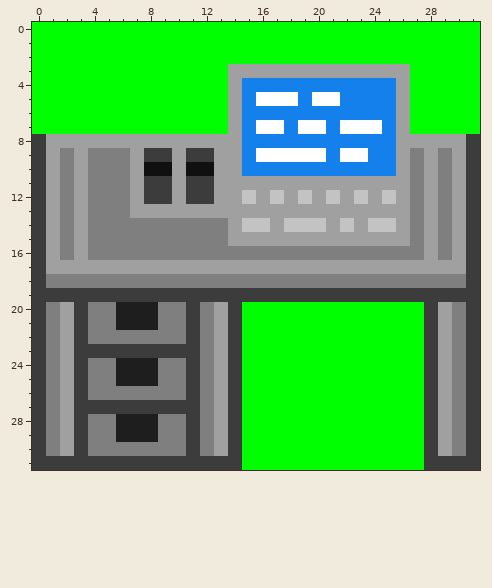
A pixel-art sprite gets an edit: SOL_Game/Assets/art/Decorations/DeskComputer3.png. Above, as it was before the edit.
Colours within 5 levels of each other are drawn and written as one.
After the commit:
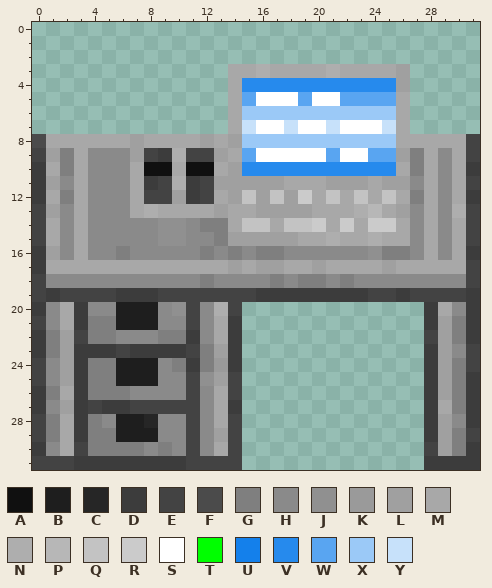
Palette (. is transparent): A #101010  B #1e1e1e  C #262626  D #3c3c3c  E #434343  F #4b4b4b  G #7f7f7f  H #8a8a8a  J #909090  K #9a9a9a  L #a0a0a0  M #a8a8a8  N #aeaeae  P #b7b7b7  Q #c3c3c3  R #cbcbcb  S #ffffff  T #00ff00  U #1480eb  V #268aed  W #59a5f1  X #9bc9f7  Y #c7e1fa
Difference:
file 32x32 -> 128x128 pixels (blocks of 1x1 -> 4x4; one block is one cell here)
Changed rows in their new state; - is an unchanged pixel.
first column x 0:
 0 ................................
 1 ................................
 2 ................................
 3 ..............MMNMMMMNMMMM-.....
 4 ..............MVVVVVVVVVVV-.....
 5 ..............MW---W--WWWWM.....
 6 ..............MXXXXXXXXXXXM.....
 7 ..............MY--Y--Y---YM.....
 8 FMMMMMM-MMMM-M-XXXXXXXXXXXMMMMME
 9 E--MHHH-E-NEE-MW-----W--WW--MHME
10 -M-MHHHM--M--M-VVVVVVVVVVVM-MHM-
11 --HMHHHM-EN-E-----MMM---M--HMHME
12 -M-MHHHMEE--EM-----RM-M-M-M-MHM-
13 E-HMHHHMNMMMM-MM----MMMNPM-HMHNE
14 EMHMHHHHHJJH--M--M--RMRMRRMHMHME
15 EMHMHHHHHJJHH------MMNMMNMMHMHME
16 --HMHH-HHHHH-H-H--HHHHHHJ--HMHM-
17 -MMMMMMMMMMMMM-M--MM-MMMM-MMMMME
18 EHHHHHHHHHHH-HHHH-H--H-HHHHHHHHE
19 E-EEEE---EEEEEEE--------EE-EEEE-
20 -HM-HH---HJEHNE.............-MH-
21 EHM------HHEHM-.............----
22 ---E--HHH---HM-.............E---
23 ------E----E---.............--HE
24 EH-------H---K-.............---E
25 EH-------HHEJ-E.............----
26 --M----HHHHEHME.............----
27 -H--E--EEEEEHM-.............-M--
28 E-M--H--CHHEHME.............--H-
29 E-M------HHEH-E.............---E
30 -HME----H-HEHME.............E---
31 EEE--------EEEE.............----
